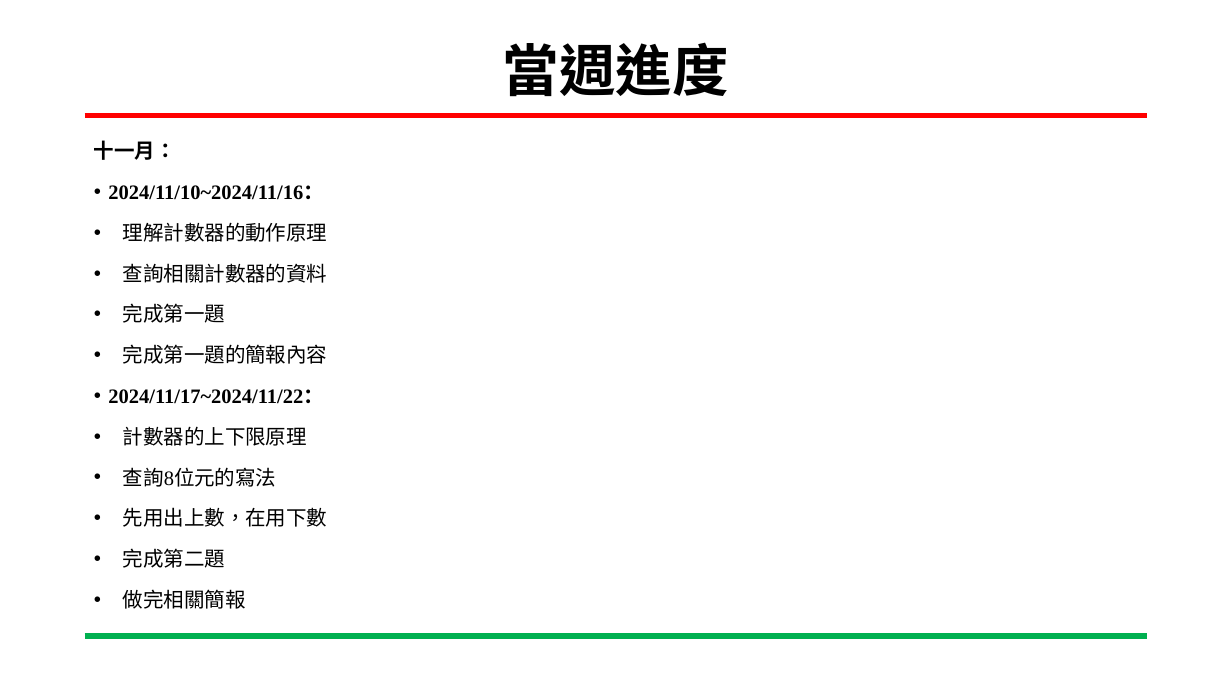
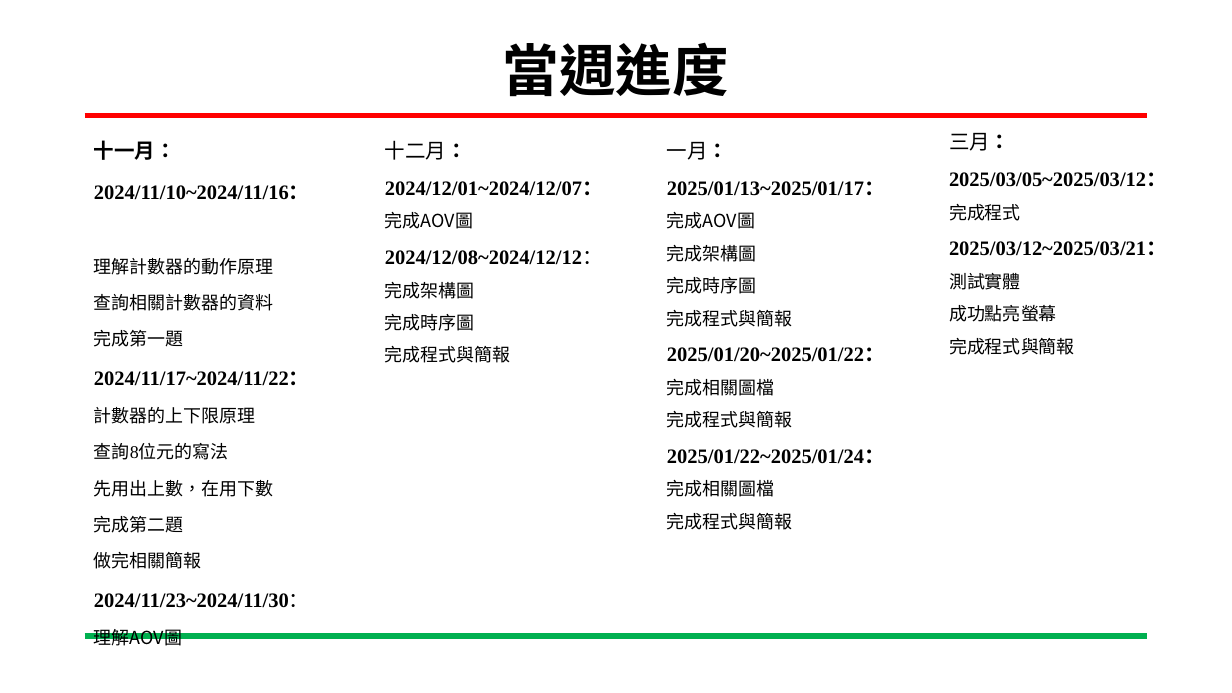
Before and after one commit to wsy0331/SOC_Lab_Exercises, a slide deck: slide 3 of 專案進度報告-進度報告-吳紹郁-20250321.pptx. Drawn at 1232x693 pixels with LibreOffice and Linux fonts; fonts in the diff are those of the drawing; background and template pictures are left out. Boxes give left, top, right and bottom in pixels: in the first picture for what was removed or moved away, otherwise in the second. Text is boxed around its words. In the diff, an @@ line names an element or a change of style, - is before the commit and + after.

Commit message:
修改簡報

```diff
--- a/專案進度報告-進度報告-吳紹郁-20250321.pptx
+++ b/專案進度報告-進度報告-吳紹郁-20250321.pptx
@@ text added at [385,140,603,363], 16 pt, text #000000, bold @@
+十二月：
+2024/12/01~2024/12/07：
+完成AOV圖
+2024/12/08~2024/12/12：
+完成架構圖
+完成時序圖
+完成程式與簡報
@@ text added at [667,142,885,530], 16 pt, text #000000, bold @@
+一月：
+2025/01/13~2025/01/17：
+完成AOV圖
+完成架構圖
+完成時序圖
+完成程式與簡報
+2025/01/20~2025/01/22：
+完成相關圖檔
+完成程式與簡報
+2025/01/22~2025/01/24：
+完成相關圖檔
+完成程式與簡報
@@ text added at [949,133,1167,355], 16 pt, text #000000, bold @@
+三月：
+2025/03/05~2025/03/12：
+完成程式
+2025/03/12~2025/03/21：
+測試實體
+成功點亮螢幕
+完成程式與簡報
@@ text at [94,185,310,569]: size 16 to 14 pt in "理解計數器的動作原理", "查詢相關計數器的資料", "完成第一題", "計數器的上下限原理" and 4 more places; bullet • to none @@
@@ text at [123,344,328,364]: paragraph removed @@
-  • 完成第一題的簡報內容
@@ text at [94,593,310,608]: paragraphs added @@
+2024/11/23~2024/11/30：
+理解AOV圖
```
Also in this commit, not shown: 5 other slides changed, 2 slides added, 14 slides removed.
